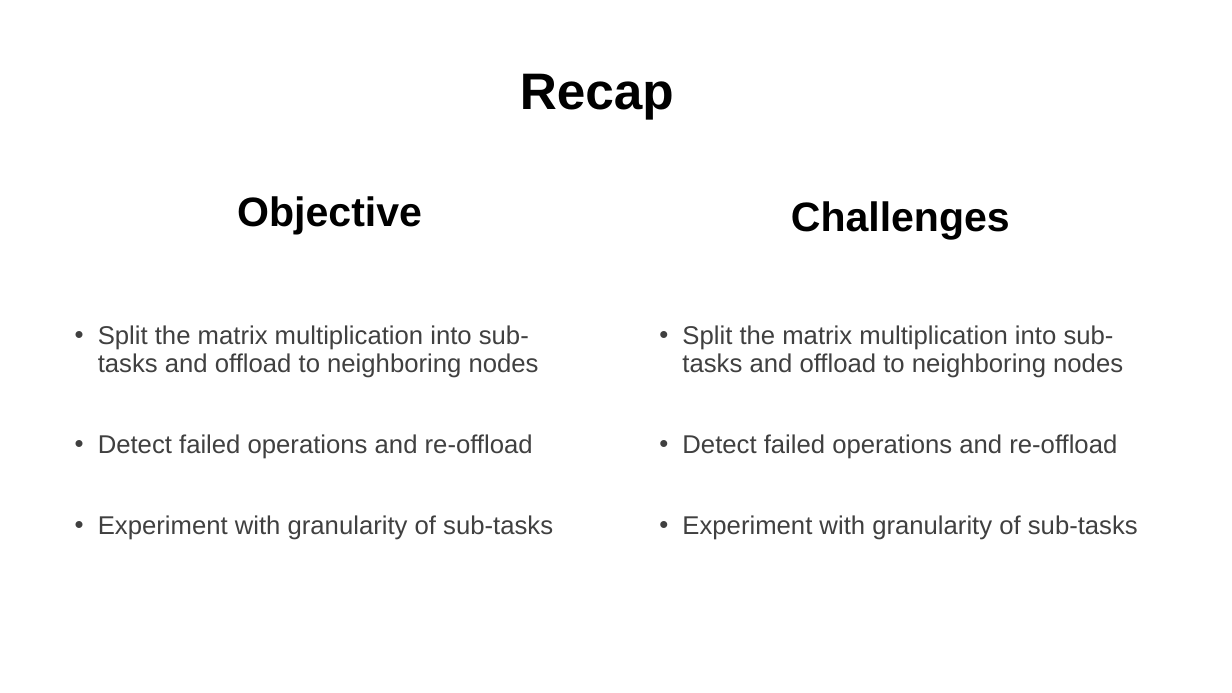
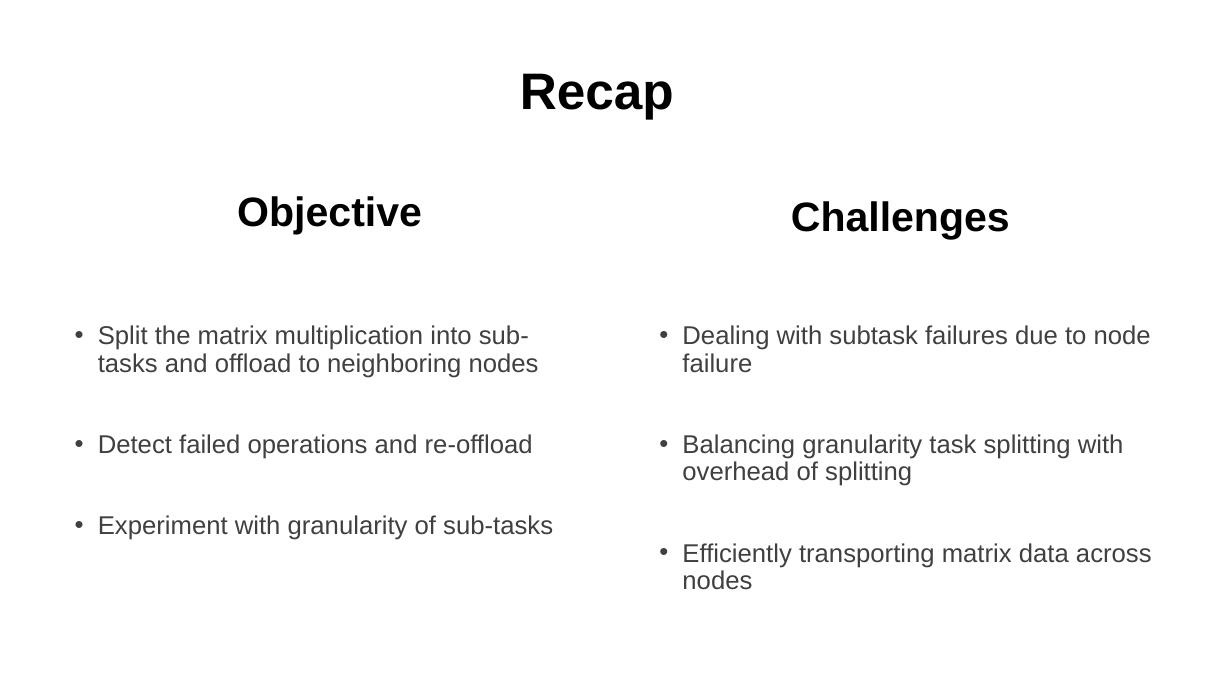
Before and after one commit to Nachiket27p/DistributedOffloading, a slide deck: slide 2 of proposal/presentation/midProject.pptx. Drawn at 1232x693 pixels with LibreOffice and Linux fonts; fonts in the diff are those of the drawing. Boxes give left, top, right and bottom in pixels: in the first picture for what was removed or moved away, otherwise in the second. Text is boxed around its words. In the diff, an @@ line names an element or a change of style, - is before the commit and + after.

```diff
--- a/proposal/presentation/midProject.pptx
+++ b/proposal/presentation/midProject.pptx
@@ text at (x1=682, y1=325, x2=1152, y2=590): text changed @@
-• Split the matrix multiplication into sub-tasks and offload to neighboring nodes
-• Detect failed operations and re-offload
-• Experiment with granularity of sub-tasks
+• Dealing with subtask failures due to node failure
+• Balancing granularity task splitting with overhead of splitting
+• Efficiently transporting matrix data across nodes
```
Also in this commit, not shown: 6 other slides changed, 1 slide added, 1 other file.
